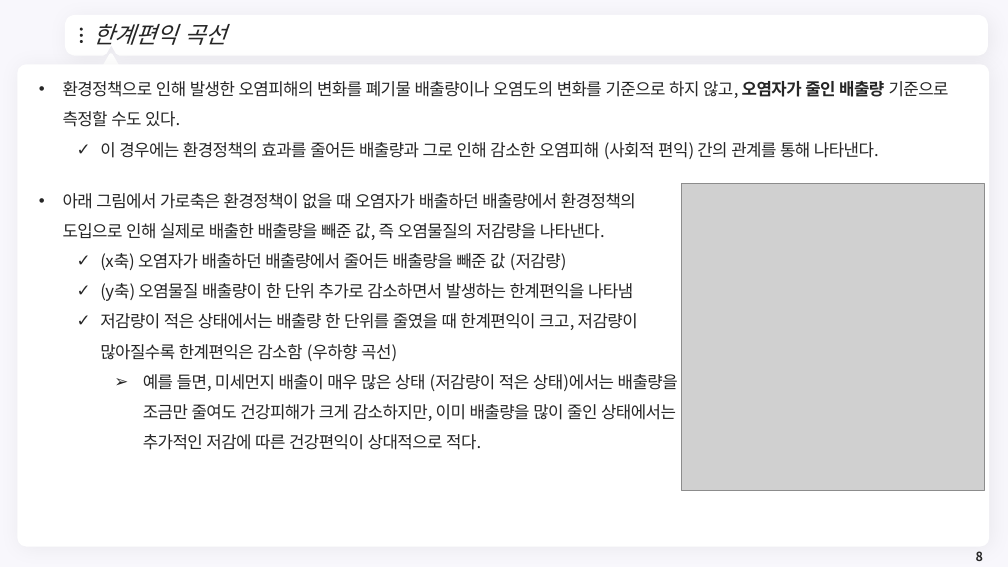
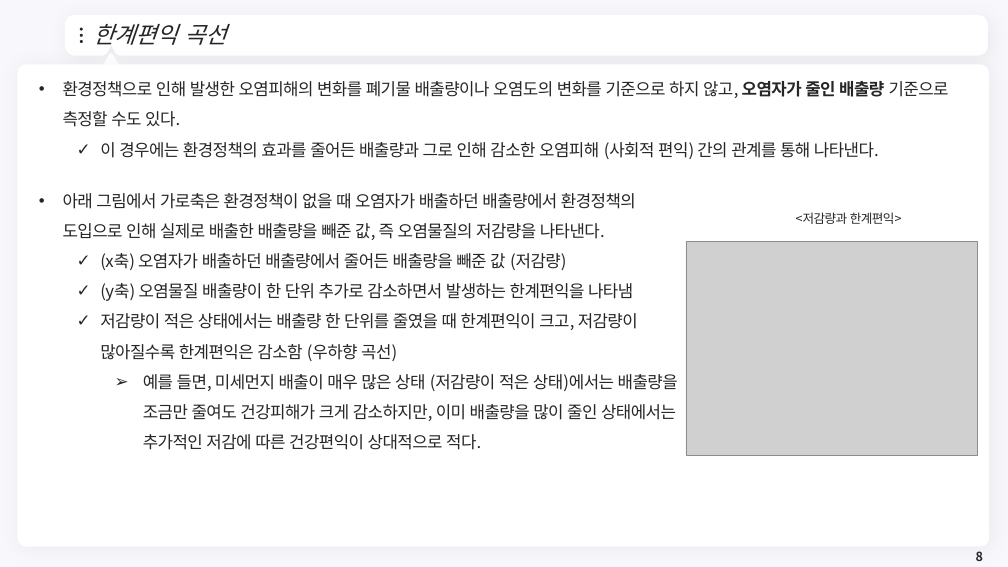
Before and after one commit to meandthey/Teaching, a slide deck: slide 8 of 환경경제학/2026-1/환경경제학_Chapter_05.pptx. Drawn at 1008x567 pixels with LibreOffice and Linux fonts; fonts in the diff are those of the drawing; grey boxes stand for pictures; background and template pictures are left out. Boxes give left, top, right and bottom in pixels: in the first picture for what was removed or moved away, otherwise in the second. Text is boxed around its words. In the diff, an @@ line names an element or a change of style, - is before the commit and + after.

```diff
--- a/환경경제학/2026-1/환경경제학_Chapter_05.pptx
+++ b/환경경제학/2026-1/환경경제학_Chapter_05.pptx
@@ text added at [796, 212, 902, 224], 12 pt, text #262626 @@
+<저감량과 한계편익>
@@ picture: place and size @@
-picture at [682, 184, 985, 492]
+picture at [686, 241, 978, 455]
```
Also in this commit, not shown: 8 other slides changed, 9 other files.
